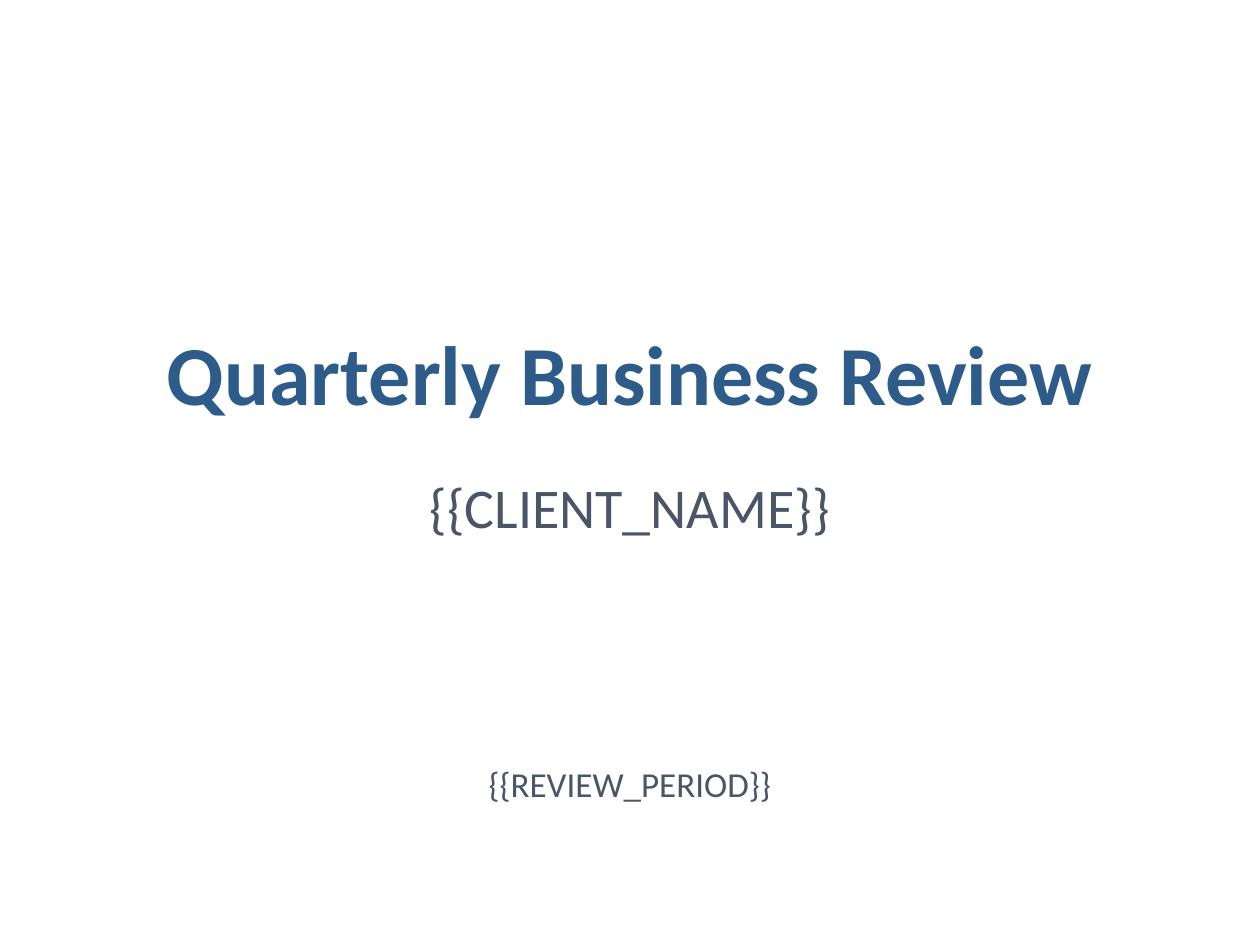
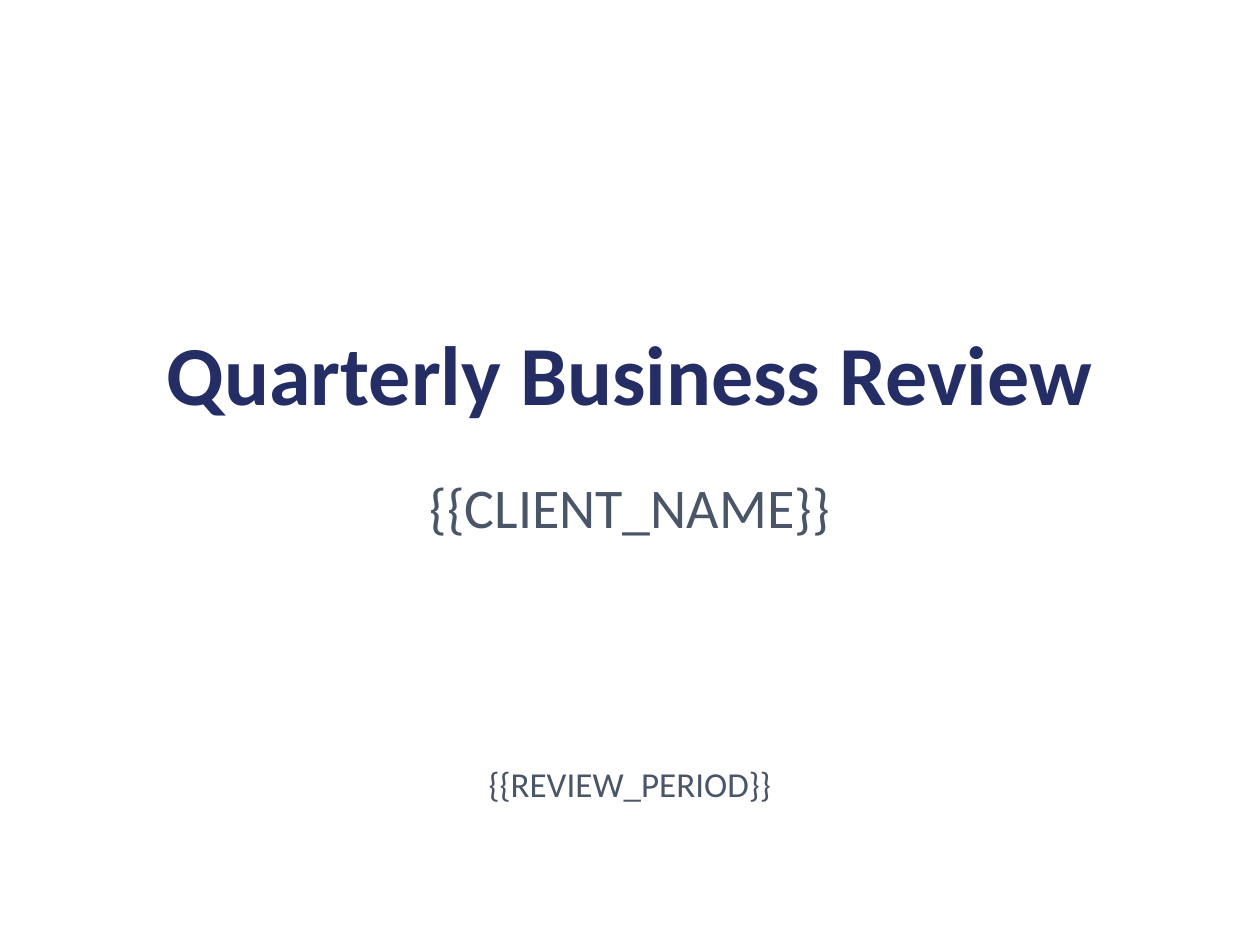
Before and after one commit to EcoFireGit/halopsa_QbrImpactSlides_v0, a slide deck: slide 1 of Master_QBR_Template.pptx. Drawn at 1260x945 pixels with LibreOffice and Linux fonts; fonts in the diff are those of the drawing. Boxes give left, top, right and bottom in pixels: in the first picture for what was removed or moved away, otherwise in the second. Text is boxed around its words. In the diff, an @@ line names an element or a change of style, - is before the commit and + after.

```diff
--- a/Master_QBR_Template.pptx
+++ b/Master_QBR_Template.pptx
@@ text "Quarterly Business Review" at <box>167,346,1092,419</box>: text colour #2E5C8A to #242E65 @@
```
Also in this commit, not shown: 7 other slides changed, 5 other files.
